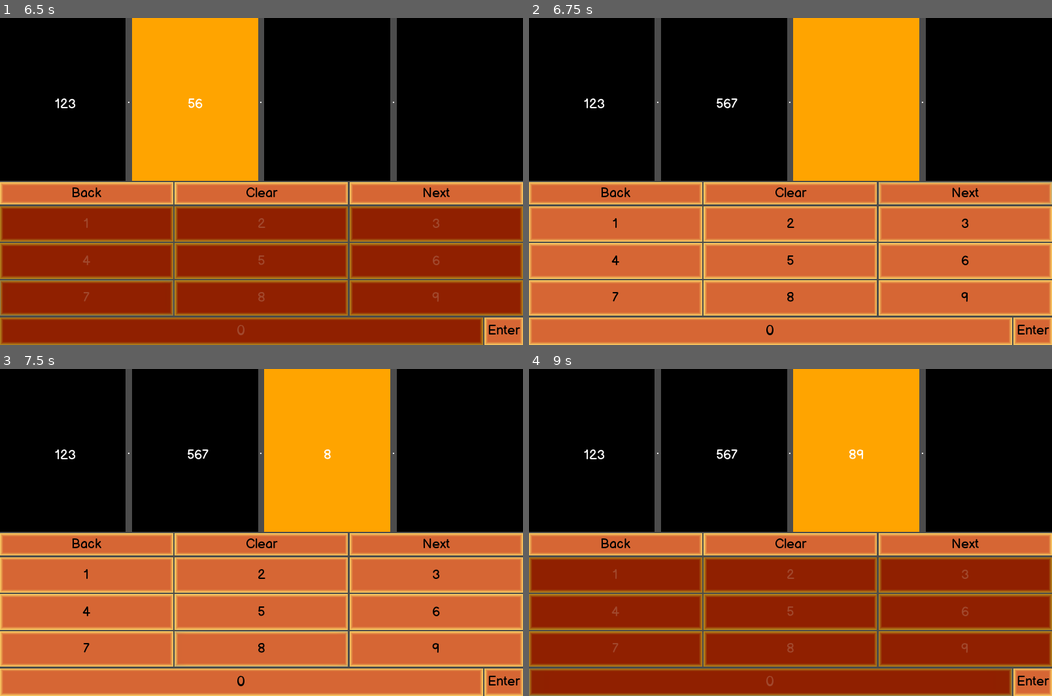
Above: before the commit, frames 1-4 (two rows, left to right).
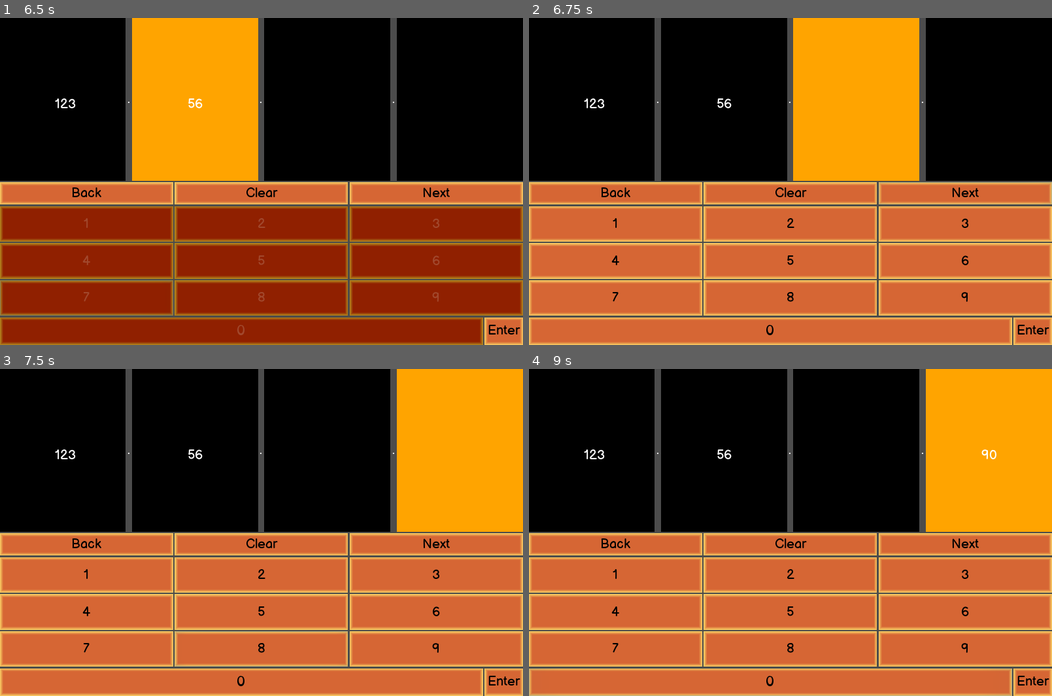
Above: after the commit, the same moments.

Repository: RaccoonHandsProductions/CanningSeason
Game: Godot game, scene res://UI/IPEntryControl.tscn
Two runs of this game, one before a commit and one after it. Both use one fixed random seed, a clock stepped at 60 frames per second and the inputs below. This scene is started directly instead of the project's main scene.
Inputs:
- Up to frame 1 (6.5 s): click "Back" at 0.5 s; click "1" at 1.25 s; click "2" at 2 s; click "3" at 2.75 s; click "4" at 3.5 s; click "5" at 4.25 s; click "6" at 5 s; click "7" at 5.75 s
- Up to frame 2 (6.75 s): click "Next" at 6.5 s
- Up to frame 3 (7.5 s): click "8" at 7.25 s
- Up to frame 4 (9 s): click "9" at 8 s; click "0" at 8.75 s

Frame 1 is identical in both runs. In frame 2, less than 0.1% of the frame differs, in the area x 35-40%, y 24-28%; in frame 3, 24%; in frame 4, 64%, in the area x 0-100%, y 0-100%.

Commit message:
From the ashes

Diff:
--- a/project/UI/IPEntryControl.gd
+++ b/project/UI/IPEntryControl.gd
@@ -46,8 +46,6 @@
 		priority_field.has_focus = true
 
 func _on_PreviousBoxPriority_pressed():
-	ip_octet = ""
-	_update_field_label(ip_octet)
 	if current_field_index > 0:
 		current_field_index -= 1
 		priority_field.has_focus = false
@@ -60,8 +58,6 @@
 
 func _on_NextBoxPriority_pressed():
 	if current_field_index < 3:
-		_update_field_label(ip_octet)
-		ip_octet = ""
 		current_field_index += 1
 		priority_field.has_focus = false
 		_change_field_selected(current_field_index)
@@ -79,4 +75,5 @@
 		else:
 			toggle_number_buttons_disabled(true)
 	else:
+		ip_octet = ""
 		_on_NextBoxPriority_pressed()
